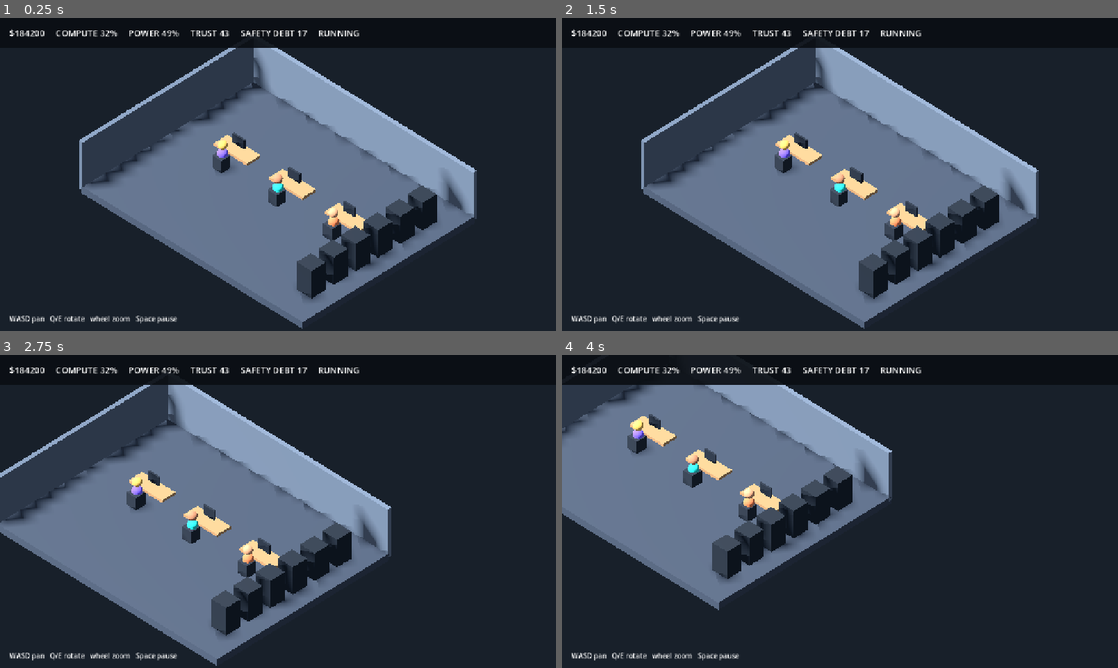
Above: before the commit, frames 1-4 (two rows, left to right).
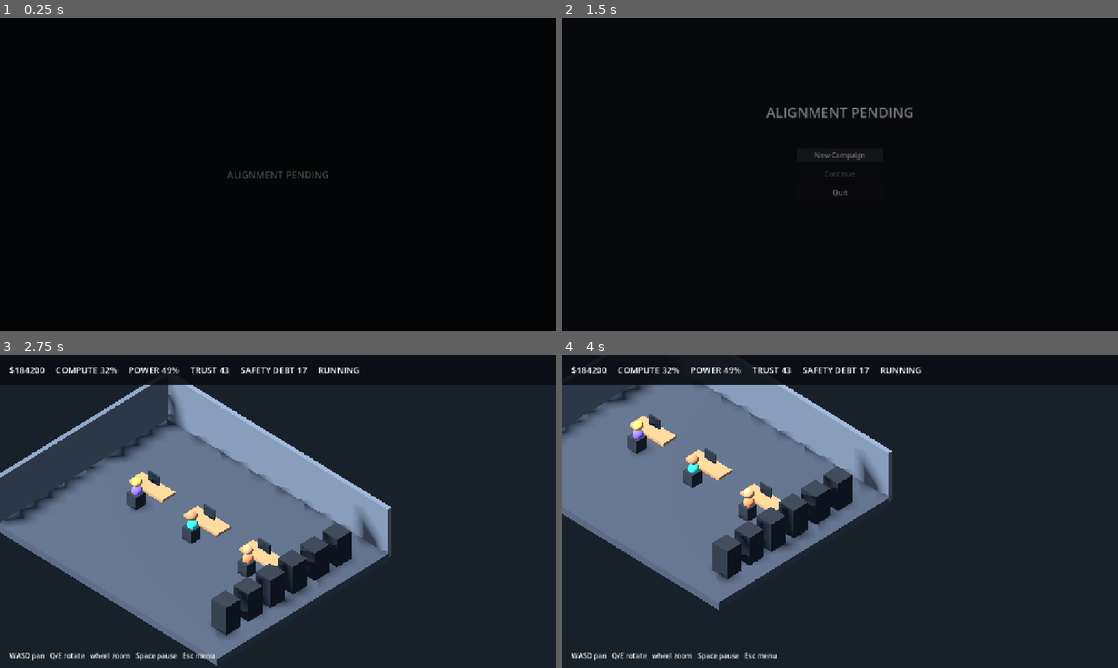
Above: after the commit, the same moments.

Repository: Fartoman94/alignment-pending
Game: Godot game, scene res://scenes/boot.tscn
The game is run twice, just before and just after one commit, with the same random seed, the same clock (stepped at 60 frames per second) and the same inputs. Before the commit the project starts from res://scenes/main.tscn.
Inputs (mouse positions are in pixels of both pictures, inside the frame that each line leads up to):
- Up to frame 1 (0.25 s): no input
- Up to frame 2 (1.5 s): click (840, 155) at 0.5 s, where only the run after the commit has a clickable "New Campaign"; click (840, 155) at 1.25 s, where only the run after the commit has a clickable "New Campaign"
- Up to frame 3 (2.75 s): move the mouse to (400, 495) at 2.02 s; hold D (pan_right) from 2.03 s (still down); click (400, 495) at 2.17 s
- Up to frame 4 (4 s): move the mouse to (728, 527) at 2.77 s; release D (pan_right) at 2.78 s; hold S (pan_down) 2.78-3.53 s; click (728, 527) at 2.92 s; move the mouse to (895, 442) at 3.52 s; hold D (pan_right) from 3.53 s (still down); click (895, 442) at 3.67 s

The runs differ from the first frame. In frame 1, 90% of the frame differs, in the area x 0-100%, y 3-100%; in frame 2, 89%; in frame 3, less than 0.1%; in frame 4, less than 0.1%.

Commit message:
feat(boot): scene router with fade transitions and boot flow [P01]
Add SceneRouter autoload: fade-to-black transitions, ResourceLoader
existence/type checks, busy-guard, never crashes on a bad path.
Add Boot -> MainMenu -> Campaign routing; rename the office scene/
script from main.tscn/main.gd to campaign.tscn/campaign.gd. Esc in
Campaign routes back to MainMenu. Extend the headless smoke test
with scene-resolution, autoload-presence, and router-failure checks.

Co-Authored-By: Claude Sonnet 5 <noreply@anthropic.com>

Diff:
--- a/game/project.godot
+++ b/game/project.godot
@@ -3,7 +3,7 @@
 
 [application]
 config/name="Alignment Pending"
-run/main_scene="res://scenes/main.tscn"
+run/main_scene="res://scenes/boot.tscn"
 config/features=PackedStringArray("4.7", "GL Compatibility")
 
 [display]
@@ -22,3 +22,4 @@
 EventBus="*res://src/autoload/event_bus.gd"
 GameState="*res://src/autoload/game_state.gd"
 SaveManager="*res://src/autoload/save_manager.gd"
+SceneRouter="*res://src/autoload/scene_router.gd"
--- /dev/null
+++ b/game/scenes/boot.tscn
@@ -0,0 +1,32 @@
+[gd_scene load_steps=2 format=3]
+
+[ext_resource path="res://src/boot/boot.gd" type="Script" id="1"]
+
+[node name="Boot" type="Control"]
+layout_mode = 3
+anchors_preset = 15
+anchor_right = 1.0
+anchor_bottom = 1.0
+script = ExtResource("1")
+
+[node name="Background" type="ColorRect" parent="."]
+layout_mode = 1
+anchors_preset = 15
+anchor_right = 1.0
+anchor_bottom = 1.0
+color = Color(0.055, 0.071, 0.09, 1)
+
+[node name="Label" type="Label" parent="."]
+layout_mode = 1
+anchors_preset = 8
+anchor_left = 0.5
+anchor_top = 0.5
+anchor_right = 0.5
+anchor_bottom = 0.5
+offset_left = -140.0
+offset_top = -12.0
+offset_right = 140.0
+offset_bottom = 12.0
+theme_override_font_sizes/font_size = 22
+text = "ALIGNMENT PENDING"
+horizontal_alignment = 1
--- /dev/null
+++ b/game/scenes/campaign.tscn
@@ -0,0 +1,6 @@
+[gd_scene load_steps=2 format=3]
+
+[ext_resource path="res://src/world/campaign.gd" type="Script" id="1"]
+
+[node name="Campaign" type="Node3D"]
+script = ExtResource("1")
--- a/game/scenes/main.tscn
+++ /dev/null
@@ -1,6 +0,0 @@
-[gd_scene load_steps=2 format=3]
-
-[ext_resource path="res://src/world/main.gd" type="Script" id="1"]
-
-[node name="Main" type="Node3D"]
-script = ExtResource("1")
--- /dev/null
+++ b/game/scenes/main_menu.tscn
@@ -0,0 +1,57 @@
+[gd_scene load_steps=2 format=3]
+
+[ext_resource path="res://src/menu/main_menu.gd" type="Script" id="1"]
+
+[node name="MainMenu" type="Control"]
+layout_mode = 3
+anchors_preset = 15
+anchor_right = 1.0
+anchor_bottom = 1.0
+script = ExtResource("1")
+
+[node name="Background" type="ColorRect" parent="."]
+layout_mode = 1
+anchors_preset = 15
+anchor_right = 1.0
+anchor_bottom = 1.0
+color = Color(0.055, 0.071, 0.09, 1)
+
+[node name="Title" type="Label" parent="."]
+layout_mode = 1
+anchors_preset = 8
+anchor_left = 0.5
+anchor_top = 0.3
+anchor_right = 0.5
+anchor_bottom = 0.3
+offset_left = -220.0
+offset_top = -20.0
+offset_right = 220.0
+offset_bottom = 20.0
+theme_override_font_sizes/font_size = 32
+text = "ALIGNMENT PENDING"
+horizontal_alignment = 1
+
+[node name="VBox" type="VBoxContainer" parent="."]
+layout_mode = 1
+anchors_preset = 8
+anchor_left = 0.5
+anchor_top = 0.5
+anchor_right = 0.5
+anchor_bottom = 0.5
+offset_left = -100.0
+offset_top = -60.0
+offset_right = 100.0
+offset_bottom = 60.0
+theme_override_constants/separation = 12
+
+[node name="NewCampaignButton" type="Button" parent="VBox"]
+layout_mode = 2
+text = "New Campaign"
+
+[node name="ContinueButton" type="Button" parent="VBox"]
+layout_mode = 2
+text = "Continue"
+
+[node name="QuitButton" type="Button" parent="VBox"]
+layout_mode = 2
+text = "Quit"
--- /dev/null
+++ b/game/src/autoload/scene_router.gd
@@ -0,0 +1,65 @@
+extends Node
+
+## Central scene navigation with fade transitions and error-safe loading.
+## Autoloads persist across change_scene_to_packed(), so this never
+## re-registers EventBus/GameState/SaveManager.
+
+signal transition_started(target_path: String)
+signal transition_finished(target_path: String)
+
+const FADE_DURATION: float = 0.35
+
+var _fade_rect: ColorRect
+var _fade_layer: CanvasLayer
+var _busy: bool = false
+
+func _ready() -> void:
+    _fade_layer = CanvasLayer.new()
+    _fade_layer.layer = 100
+    _fade_rect = ColorRect.new()
+    _fade_rect.color = Color(0.0, 0.0, 0.0, 0.0)
+    _fade_rect.set_anchors_preset(Control.PRESET_FULL_RECT)
+    _fade_rect.mouse_filter = Control.MOUSE_FILTER_IGNORE
+    _fade_layer.add_child(_fade_rect)
+    get_tree().root.add_child.call_deferred(_fade_layer)
+
+func is_busy() -> bool:
+    return _busy
+
+## Loads and switches to the scene at scene_path with a fade-out/fade-in.
+## Returns OK, or an Error code if the scene is missing/invalid/busy.
+## Never crashes the tree on a bad path.
+func go_to(scene_path: String) -> Error:
+    if _busy:
+        push_warning("SceneRouter busy, ignoring go_to(%s)" % scene_path)
+        return ERR_BUSY
+    if not ResourceLoader.exists(scene_path, "PackedScene"):
+        push_error("SceneRouter: scene does not exist: %s" % scene_path)
+        return ERR_FILE_NOT_FOUND
+    var packed: Resource = ResourceLoader.load(scene_path, "PackedScene")
+    if packed == null or not (packed is PackedScene):
+        push_error("SceneRouter: failed to load scene: %s" % scene_path)
+        return ERR_CANT_OPEN
+
+    _busy = true
+    transition_started.emit(scene_path)
+    if _fade_rect != null and is_inside_tree():
+        await _fade(1.0)
+    var err: Error = get_tree().change_scene_to_packed(packed)
+    if err != OK:
+        push_error("SceneRouter: change_scene_to_packed(%s) failed: %s" % [scene_path, err])
+        _busy = false
+        if _fade_rect != null and is_inside_tree():
+            await _fade(0.0)
+        return err
+    await get_tree().process_frame
+    if _fade_rect != null and is_inside_tree():
+        await _fade(0.0)
+    _busy = false
+    transition_finished.emit(scene_path)
+    return OK
+
+func _fade(target_alpha: float) -> void:
+    var tween: Tween = create_tween()
+    tween.tween_property(_fade_rect, "color:a", target_alpha, FADE_DURATION)
+    await tween.finished
--- /dev/null
+++ b/game/src/boot/boot.gd
@@ -0,0 +1,7 @@
+extends Control
+
+func _ready() -> void:
+    await get_tree().process_frame
+    var err: Error = await SceneRouter.go_to("res://scenes/main_menu.tscn")
+    if err != OK:
+        push_error("Boot: failed to route to main menu (error %s)" % err)
--- /dev/null
+++ b/game/src/menu/main_menu.gd
@@ -0,0 +1,23 @@
+extends Control
+
+@onready var _continue_button: Button = $VBox/ContinueButton
+@onready var _new_button: Button = $VBox/NewCampaignButton
+@onready var _quit_button: Button = $VBox/QuitButton
+
+func _ready() -> void:
+    _continue_button.disabled = not FileAccess.file_exists(SaveManager.SAVE_PATH)
+    _new_button.pressed.connect(_on_new_campaign_pressed)
+    _continue_button.pressed.connect(_on_continue_pressed)
+    _quit_button.pressed.connect(_on_quit_pressed)
+
+func _on_new_campaign_pressed() -> void:
+    await SceneRouter.go_to("res://scenes/campaign.tscn")
+
+func _on_continue_pressed() -> void:
+    var err: Error = SaveManager.load_game()
+    if err != OK:
+        push_warning("MainMenu: continue failed to load save (error %s)" % err)
+    await SceneRouter.go_to("res://scenes/campaign.tscn")
+
+func _on_quit_pressed() -> void:
+    get_tree().quit()
--- a/game/src/world/main.gd
+++ b/game/src/world/campaign.gd
@@ -22,7 +22,8 @@
         "pan_down": KEY_S,
         "rotate_left": KEY_Q,
         "rotate_right": KEY_E,
-        "toggle_pause": KEY_SPACE
+        "toggle_pause": KEY_SPACE,
+        "return_to_menu": KEY_ESCAPE
     }
     for action: String in bindings:
         if not InputMap.has_action(action):
@@ -35,6 +36,9 @@
 func _process(delta: float) -> void:
     if Input.is_action_just_pressed("toggle_pause"):
         GameState.toggle_pause()
+    if Input.is_action_just_pressed("return_to_menu") and not SceneRouter.is_busy():
+        await SceneRouter.go_to("res://scenes/main_menu.tscn")
+        return
     if Input.is_action_just_pressed("rotate_left"):
         yaw_target += deg_to_rad(90.0)
     if Input.is_action_just_pressed("rotate_right"):
@@ -117,7 +121,7 @@
     var layer := CanvasLayer.new(); add_child(layer)
     var panel := ColorRect.new(); panel.color=Color(0.04,0.055,0.075,.92); panel.set_anchors_preset(Control.PRESET_TOP_WIDE); panel.offset_bottom=68; layer.add_child(panel)
     hud_label=Label.new(); hud_label.position=Vector2(22,20); hud_label.add_theme_font_size_override("font_size",20); panel.add_child(hud_label)
-    var help:=Label.new(); help.text="WASD pan   Q/E rotate   wheel zoom   Space pause"; help.position=Vector2(22,680); help.add_theme_font_size_override("font_size",16); layer.add_child(help)
+    var help:=Label.new(); help.text="WASD pan   Q/E rotate   wheel zoom   Space pause   Esc menu"; help.position=Vector2(22,680); help.add_theme_font_size_override("font_size",16); layer.add_child(help)
 
 func _refresh_hud() -> void:
     if hud_label == null: return
--- a/game/tests/smoke_test.gd
+++ b/game/tests/smoke_test.gd
@@ -1,4 +1,8 @@
 extends SceneTree
+
+## Headless smoke checks run by tools/bootstrap.sh. Project settings can be
+## read in _init(), but autoload singletons are only attached to the tree
+## root once _initialize() runs, so autoload-dependent checks live there.
 
 func _init() -> void:
     var project_name: String = ProjectSettings.get_setting("application/config/name", "")
@@ -7,4 +11,34 @@
         quit(1)
         return
     print("SMOKE_OK: project settings load")
+
+    var scene_paths: Array[String] = [
+        "res://scenes/boot.tscn",
+        "res://scenes/main_menu.tscn",
+        "res://scenes/campaign.tscn",
+    ]
+    for scene_path: String in scene_paths:
+        if not ResourceLoader.exists(scene_path, "PackedScene"):
+            push_error("Missing scene: %s" % scene_path)
+            quit(1)
+            return
+    print("SMOKE_OK: boot/main_menu/campaign scenes resolve")
+
+func _initialize() -> void:
+    var expected_autoloads: Array[String] = ["EventBus", "GameState", "SaveManager", "SceneRouter"]
+    for autoload_name: String in expected_autoloads:
+        if not get_root().has_node(autoload_name):
+            push_error("Missing expected autoload singleton: %s" % autoload_name)
+            quit(1)
+            return
+    print("SMOKE_OK: no missing autoloads")
+
+    var router: Node = get_root().get_node("SceneRouter")
+    var bad_result: Error = router.go_to("res://scenes/does_not_exist.tscn")
+    if bad_result != ERR_FILE_NOT_FOUND:
+        push_error("SceneRouter did not fail safely for a missing scene (got %s)" % bad_result)
+        quit(1)
+        return
+    print("SMOKE_OK: scene router fails safely on a missing scene")
+
     quit(0)
Not shown, added: game/src/autoload/scene_router.gd.uid
Not shown, added: game/src/boot/boot.gd.uid
Not shown, added: game/src/menu/main_menu.gd.uid
Not shown, added: game/src/world/campaign.gd.uid
Not shown, removed: game/src/world/main.gd.uid
Not shown, changed: docs/production/IMPLEMENTATION_STATUS.md
Not shown, changed: prompts/RUN_ORDER.md
